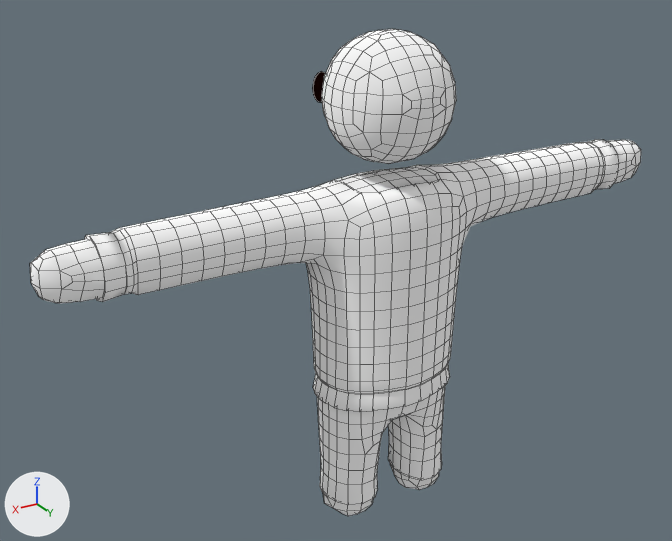
Two versions of the Blender file Assets/Models/Attire/CharlieSkinSet.blend, one commit apart.
Rendered twice from a 50 mm lens placed at (1.295, 1.883, 1.696), pointed at (0.106, -0.098, 0.705). Every picture has the same lights, and +X, +Y and +Z are marked at lower left. Mesh edges are drawn as thin lines. The same objects are shown in both versions, whatever each file hides.

The first picture shows 'OldMan'.
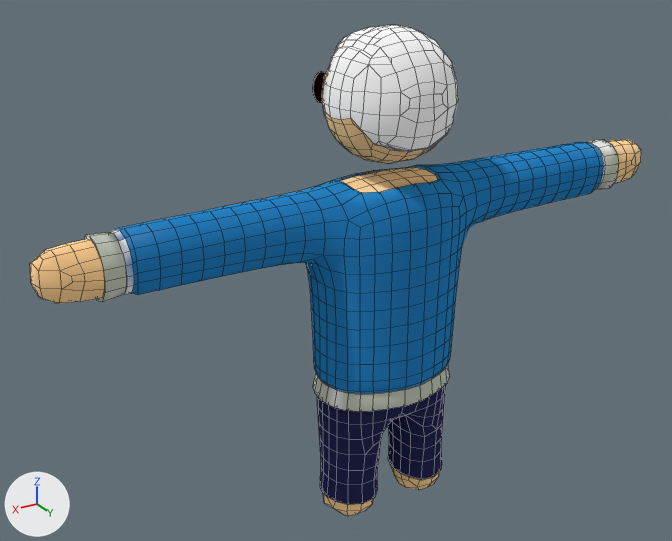
Where the newer file only moved an object's origin or applied its transform, the numbers keep the older frame.

Changed parts and their boxes (x1, y1, x2, y2) in the pictures (672 x 541 px):
'OldMan', reshaped
    before: (30, 29, 641, 516)
    after: (30, 25, 641, 516)
part 1 of me_cylinder_001, built on
    before: (324, 31, 456, 157)
    after: (322, 26, 458, 157)
part 2 of me_cylinder_001, recoloured (grey to blue)
    both: (30, 78, 641, 516)

Patch to the scene script:
```diff
--- a/Assets/Models/Attire/CharlieSkinSet.blend.py
+++ b/Assets/Models/Attire/CharlieSkinSet.blend.py
@@ me_cylinder_001 @@
 # used by ob_oldman; location = (0.0, -0.168, 1.188); rotation_euler = (1.571, 0.0, 0.0), in degrees (90, 0, 0); scale = (0.0259, 0.0397, 0.00199)
-me_cylinder_001.from_pydata(...)  # 1580 vertices, 1548 faces; spans x -35.0..35.0, y -30.0..4.0, z -156.0..7.0
+me_cylinder_001.from_pydata(...)  # 1661 vertices, 1627 faces; spans x -35.0..35.0, y -30.0..4.0, z -156.0..7.0
+# me_cylinder_001 part 1
+# 18 vertices are removed from x -6.0..6.0, y -2.0..4.0, z -138.0..-18.0
+# 70 faces are deleted
+# 2 vertices move from x -1.0..3.0, y -3.0..3.0, z -143.0..-114.0 to x -1.0..3.0, y -3.0..3.0, z -143.0..-112.0
+# 99 vertices are added at x -7.0..7.0, y -3.0..4.0, z -143.0..-13.0
+# 149 new faces join them, mat_material_021
+# me_cylinder_001 part 2: 1326 kept faces spanning x -35.0..35.0, y -30.0..3.0, z -150.0..7.0 get new vertex colours
 me_cylinder_001.materials.append(mat_material_012)
```
